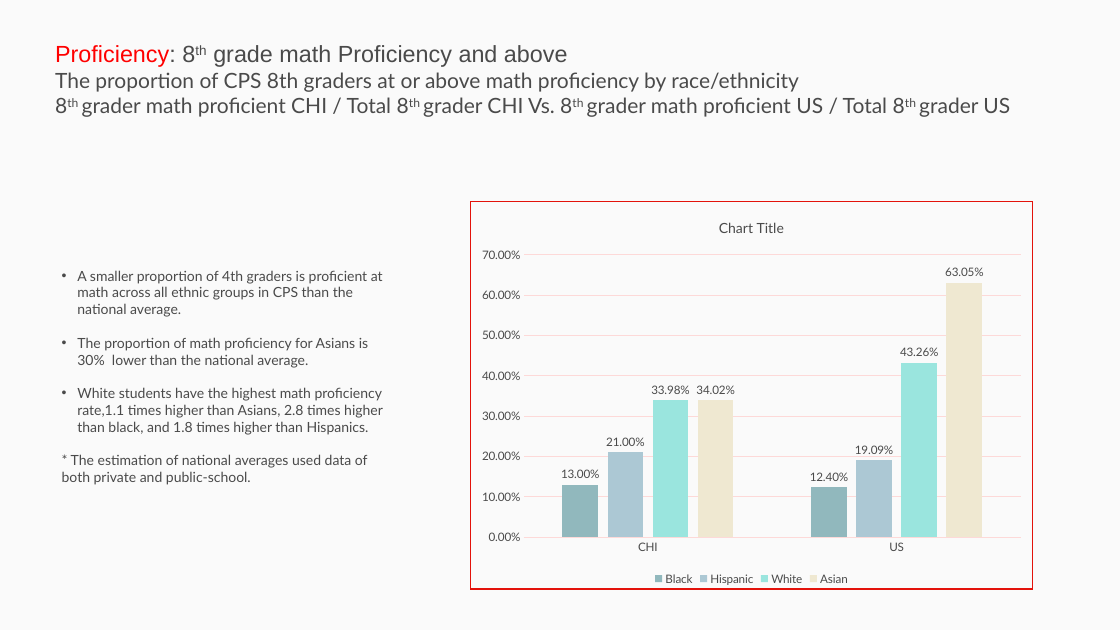
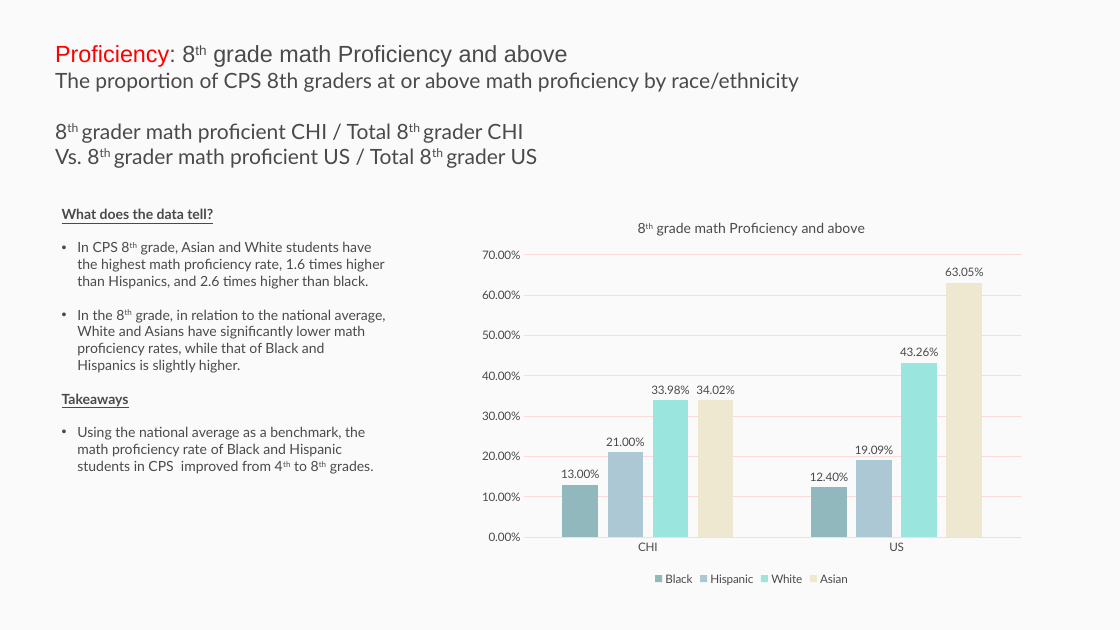
Before and after one commit to p33chicago/P33-DEI-dashboard-project, a slide deck: slide 5 of Deep diving plots.pptx. Drawn at 1120x630 pixels with LibreOffice and Linux fonts; fonts in the diff are those of the drawing. Boxes give left, top, right and bottom in pixels: in the first picture for what was removed or moved away, otherwise in the second. Text is boxed around its words. In the diff, an @@ line names an element or a change of style, - is before the commit and + after.

```diff
--- a/Deep diving plots.pptx
+++ b/Deep diving plots.pptx
@@ rectangle removed at <box>0,0,1120,630</box> @@
@@ text at <box>55,123,538,168</box>: text changed @@
-8th grader math proficient CHI / Total 8th grader CHI Vs. 8th grader math proficient US / Total 8th grader US
+8th grader math proficient CHI / Total 8th grader CHI
+Vs. 8th grader math proficient US / Total 8th grader US
@@ text added at <box>62,208,386,474</box>, 12 pt, text #4A4A4A @@
+What does the data tell?
+• In CPS 8th grade, Asian and White students have the highest math proficiency rate, 1.6 times higher than Hispanics, and 2.6 times higher than black.
+• In the 8th grade, in relation to the national average, White and Asians have significantly lower math proficiency rates, while that of Black and Hispanics is slightly higher.
+Takeaways
+• Using the national average as a benchmark, the math proficiency rate of Black and Hispanic students in CPS improved from 4th to 8th grades.
@@ column chart at <box>471,202,1032,589</box> @@
@@ title "8th grade math Proficiency and above " added @@
@@ rectangle removed at <box>471,202,1032,590</box> @@
@@ text removed at <box>62,270,383,485</box> @@
-• A smaller proportion of 4th graders is proficient at math across all ethnic groups in CPS than the national average.
-• The proportion of math proficiency for Asians is 30% lower than the national average.
-• White students have the highest math proficiency rate,1.1 times higher than Asians, 2.8 times higher than black, and 1.8 times higher than Hispanics.
-* The estimation of national averages used data of both private and public-school.
```
Also in this commit, not shown: 10 other slides changed, 1 other file.
